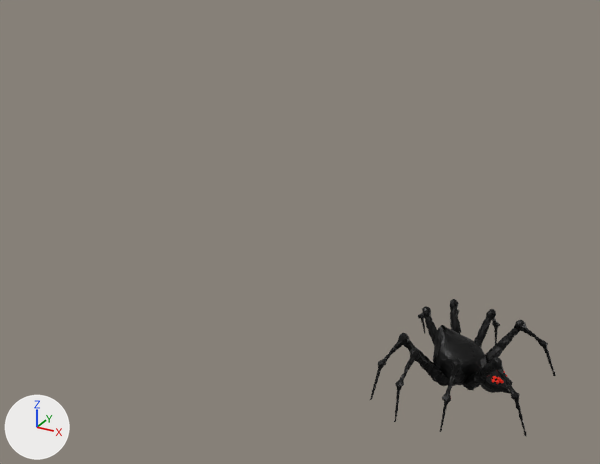
The Blender file spider.blend: old version first, new version second.
Before and after are seen from a camera (50 mm lens) standing at (6.8, -25.7, 17.5) and looking at (-6.9, -0.8, 5.0). Arrows for +X, +Y and +Z are at lower left; the lights stay in place.

Before the edit, the objects in view are built like this:
```python
ob_icosphere = bpy.data.objects.new('Icosphere', me_icosphere_006)
ob_icosphere.parent = ob_sphere_001
ob_icosphere.location = (1.023, -0.219, 0.631)
ob_icosphere.scale = (0.0823, 0.0823, 0.0823)
ob_icosphere_004 = bpy.data.objects.new('Icosphere.004', me_icosphere_004)
ob_icosphere_004.parent = ob_sphere_001
ob_icosphere_004.location = (2.079, -2.329, 0.668)
ob_icosphere_004.rotation_euler = (-0.14, -0.0837, 1.715)  # degrees (-8, -4.8, 98)
ob_icosphere_004.scale = (0.192, 0.192, 0.192)
ob_icosphere_006 = bpy.data.objects.new('Icosphere.006', me_icosphere_008)
ob_icosphere_006.parent = ob_sphere_001
ob_icosphere_006.location = (-2.119, -3.173, 0.458)
ob_icosphere_006.rotation_euler = (-0.163, -0.191, 0.383)  # degrees (-9.3, -11, 22)
ob_icosphere_006.scale = (0.192, 0.192, 0.192)
ob_icosphere_007 = bpy.data.objects.new('Icosphere.007', me_icosphere_009)
ob_icosphere_007.parent = ob_sphere_001
ob_icosphere_007.location = (-3.26, -2.185, 0.458)
ob_icosphere_007.rotation_euler = (-0.278, -0.209, 0.024)  # degrees (-16, -12, 1.4)
ob_icosphere_007.scale = (0.192, 0.192, 0.192)
ob_icosphere_008 = bpy.data.objects.new('Icosphere.008', me_icosphere_010)
ob_icosphere_008.parent = ob_sphere_001
ob_icosphere_008.location = (2.079, 2.34, 0.668)
ob_icosphere_008.rotation_euler = (0.14, -0.0837, 4.568)  # degrees (8, -4.8, 262)
ob_icosphere_008.scale = (0.192, -0.192, 0.192)
ob_icosphere_009 = bpy.data.objects.new('Icosphere.009', me_icosphere_011)
ob_icosphere_009.parent = ob_sphere_001
ob_icosphere_009.location = (-0.479, 3.184, 0.458)
ob_icosphere_009.rotation_euler = (-0.0437, -0.0299, -0.804)  # degrees (-2.5, -1.7, -46)
ob_icosphere_009.scale = (0.192, -0.192, 0.192)
ob_icosphere_010 = bpy.data.objects.new('Icosphere.010', me_icosphere_012)
ob_icosphere_010.parent = ob_sphere_001
ob_icosphere_010.location = (-2.119, 3.184, 0.458)
ob_icosphere_010.rotation_euler = (0.163, -0.191, -0.383)  # degrees (9.3, -11, -22)
ob_icosphere_010.scale = (0.192, -0.192, 0.192)
ob_sphere_001 = bpy.data.objects.new('Sphere.001', me_sphere_001)
ob_sphere_001.location = (-0.67, 0.0, 0.99)
ob_sphere_001.rotation_euler = (0.0, 0.377, 0.0)  # degrees (0, 22, 0)
```
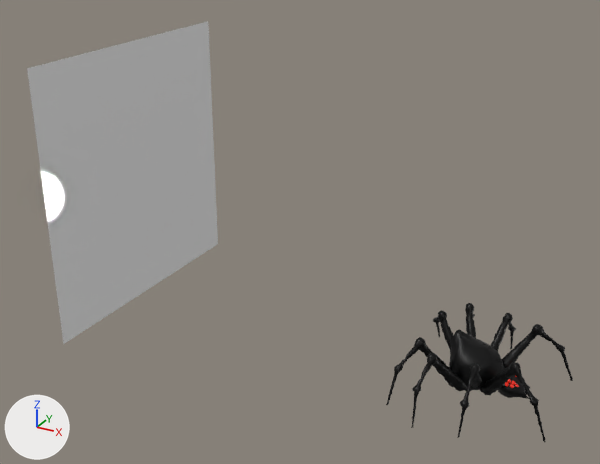
What differs and where, as boxes (x1, y1, x2, y2) in the pictures (600 x 464 px):
'spiderbones', added
    after: (27, 21, 218, 344)
'Icosphere.005', reshaped, moved, turned, rescaled
    before: (439, 359, 465, 432)
    after: (386, 303, 573, 442)
'Sphere.001', deleted (black)
    before: (433, 325, 513, 394)
'Icosphere.004', deleted (black)
    before: (463, 357, 526, 436)
'Icosphere.006', deleted (black)
    before: (394, 348, 455, 422)
'Icosphere.008', deleted (black)
    before: (485, 320, 556, 376)
'Icosphere.007', deleted (black)
    before: (370, 333, 437, 400)
'Icosphere.009', deleted
    before: (474, 309, 500, 346)
'Icosphere.011', deleted
    before: (418, 306, 437, 347)
'Icosphere.010', deleted
    before: (450, 299, 461, 334)
'Icosphere', deleted
    before: (492, 371, 507, 384)
part 1 of me_icosphere_007, built on
    before: (439, 359, 465, 432)
    after: (386, 303, 573, 442)

What changed in the scene script:
```text
Change me_icosphere_007:
    used by ob_icosphere_005; parent = ob_sphere_001; location = (-0.479, -3.173, 0.458); rotation_euler = (0.0437, -0.0299, 0.804), in degrees (2.5, -1.7, 46); scale = (0.192, 0.192, 0.192)
    remove me_icosphere_007.from_pydata(...)  # 451 vertices, 544 faces; spans x 0.88..12.41, y -1.47..11.66, z -2.39..8.72
    remove me_icosphere_007.materials.append(mat_material_001)  # black #000000
    add me_icosphere_007.from_pydata(...)  # 4458 vertices, 5266 faces; spans x -2.41..3.1, y -3.47..3.47, z -0.03..2.32
    me_icosphere_007 part 1: 451 vertices removed from x 0.88..12.41, y -1.47..11.66, z -2.39..8.72; 4458 vertices added at x -2.41..3.1, y -3.47..3.47, z -0.03..2.32
    me_icosphere_007 part 2: the surface is now shaded smooth
    add me_icosphere_007.materials.append(mat_material_005)  # black #000000
    add me_icosphere_007.materials.append(mat_material_002)  # red #e72000
Add me_spiderbones:
    me_spiderbones.from_pydata([(-0.496, -0.5, 0.0), (0.496, -0.5, 0.0), (-0.496, 0.5, 0.0), (0.496, 0.5, 0.0)], [], [(0, 1, 3, 2)])
    me_spiderbones.materials.append(mat_spiderbones)  # its picture is missing
Remove ob_icosphere:
    ob_icosphere = bpy.data.objects.new('Icosphere', me_icosphere_006)
Remove ob_sphere_001:
    ob_sphere_001 = bpy.data.objects.new('Sphere.001', me_sphere_001)
Remove ob_icosphere_004:
    ob_icosphere_004 = bpy.data.objects.new('Icosphere.004', me_icosphere_004)
Change ob_icosphere_005:
    remove ob_icosphere_005.parent = ob_sphere_001
    ob_icosphere_005.rotation_euler: (0.0437, -0.0299, 0.804) -> (0.0, 0.0, 0.0)  # degrees (2.5, -1.7, 46) -> degrees (0, 0, 0)
    ob_icosphere_005.scale: (0.192, 0.192, 0.192) -> (1.0, 1.0, 1.0)
    ob_icosphere_005.location: (-0.479, -3.173, 0.458) -> (0.0, 0.0, 0.0)
Remove ob_icosphere_006:
    ob_icosphere_006 = bpy.data.objects.new('Icosphere.006', me_icosphere_008)
Remove ob_icosphere_007:
    ob_icosphere_007 = bpy.data.objects.new('Icosphere.007', me_icosphere_009)
Remove ob_icosphere_008:
    ob_icosphere_008 = bpy.data.objects.new('Icosphere.008', me_icosphere_010)
Remove ob_icosphere_009:
    ob_icosphere_009 = bpy.data.objects.new('Icosphere.009', me_icosphere_011)
Remove ob_icosphere_010:
    ob_icosphere_010 = bpy.data.objects.new('Icosphere.010', me_icosphere_012)
Remove ob_icosphere_011:
    ob_icosphere_011 = bpy.data.objects.new('Icosphere.011', me_icosphere_013)
Add ob_spiderbones:
    ob_spiderbones = bpy.data.objects.new('spiderbones', me_spiderbones)
    ob_spiderbones.location = (-14.96, 0.0, 5.72)
    ob_spiderbones.rotation_euler = (1.571, 0.0, 1.571)  # degrees (90, 0, 90)
    ob_spiderbones.scale = (10.9, 10.9, 10.9)
```
